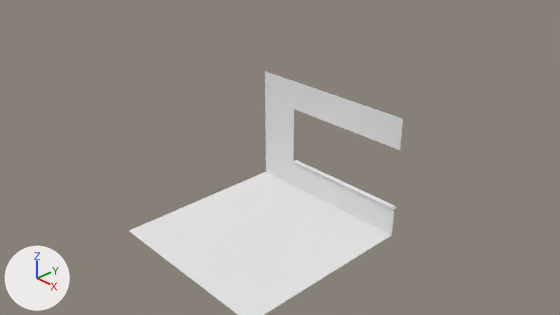
The Blender file Room/Room.blend, before and after one commit.
Before and after are seen from the file's camera 'Camera'. Lighting does not change. The marker at lower left points along +X, +Y and +Z.

Objects in the first picture: 'Back', 'Bottom', 'Cube'.
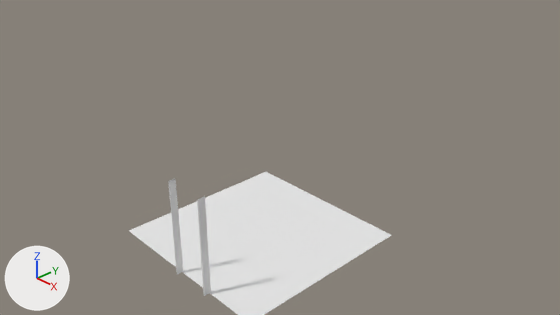
Boxes [x1, y1, x2, y2] around the edits, measured in the pictures (560 x 315 px):
'Back', hidden: before [265, 71, 403, 235]
'Cube', moved, rescaled (87% narrower, 102% taller): before [293, 160, 396, 209]; after [198, 196, 211, 296]
'Cube.001', added: after [168, 178, 183, 275]
'Cube.003', added: after [197, 200, 204, 294]

The change, as a list of edits to the scene's bpy script:
```text
Add me_cube_020:
    me_cube_020.from_pydata([(-1.0, -1.0, -0.98), (-1.0, -1.0, 1.0), (-1.0, 1.0, -0.98), (-1.0, 1.0, 1.0), (1.0, -1.0, -1.0), (1.0, -1.0, 1.0), (1.0, 1.0, -1.0), (1.0, 1.0, 1.0)], [], [(0, 1, 3, 2), (2, 3, 7, 6), (6, 7, 5, 4), (4, 5, 1, 0)])
Add me_cube_022:
    me_cube_022.from_pydata([(-1.0, -1.0, -1.0), (-1.0, -1.0, 0.97), (-1.0, 1.0, -1.0), (-1.0, 1.0, 0.97), (1.0, -1.0, -1.0), (1.0, -1.0, 0.98), (1.0, 1.0, -1.0), (1.0, 1.0, 0.98)], [], [(0, 1, 3, 2), (2, 3, 7, 6), (6, 7, 5, 4), (4, 5, 1, 0)])
Change ob_cube:
    ob_cube.location: (0.45, 1.81, -0.6) -> (0.77, -1.83, -0.28)
    ob_cube.scale: (1.35, 0.05, 0.01) -> (0.008, 0.064, 0.922)
Change ob_back:
    add ob_back.hide_viewport = True
Add ob_cube_001:
    ob_cube_001 = bpy.data.objects.new('Cube.001', me_cube_020)
    ob_cube_001.location = (-0.01, -1.83, -0.28)
    ob_cube_001.rotation_euler = (0.0, 3.142, 0.0)  # degrees (0, 180, 0)
    ob_cube_001.scale = (0.008, 0.064, 0.922)
Add ob_cube_003:
    ob_cube_003 = bpy.data.objects.new('Cube.003', me_cube_022)
    ob_cube_003.location = (0.76, -1.85, -0.28)
    ob_cube_003.scale = (0.008, 0.0515, 0.922)
```
